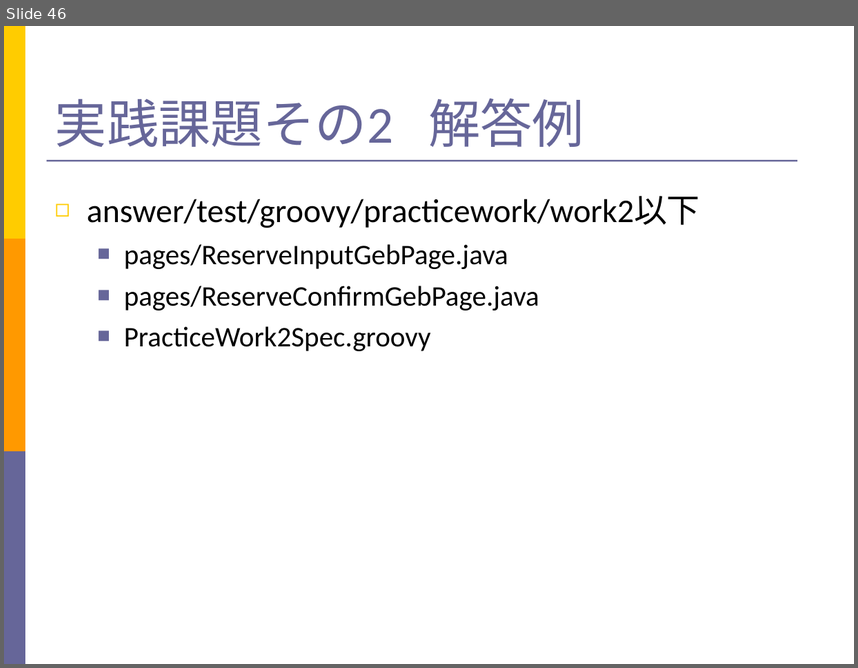
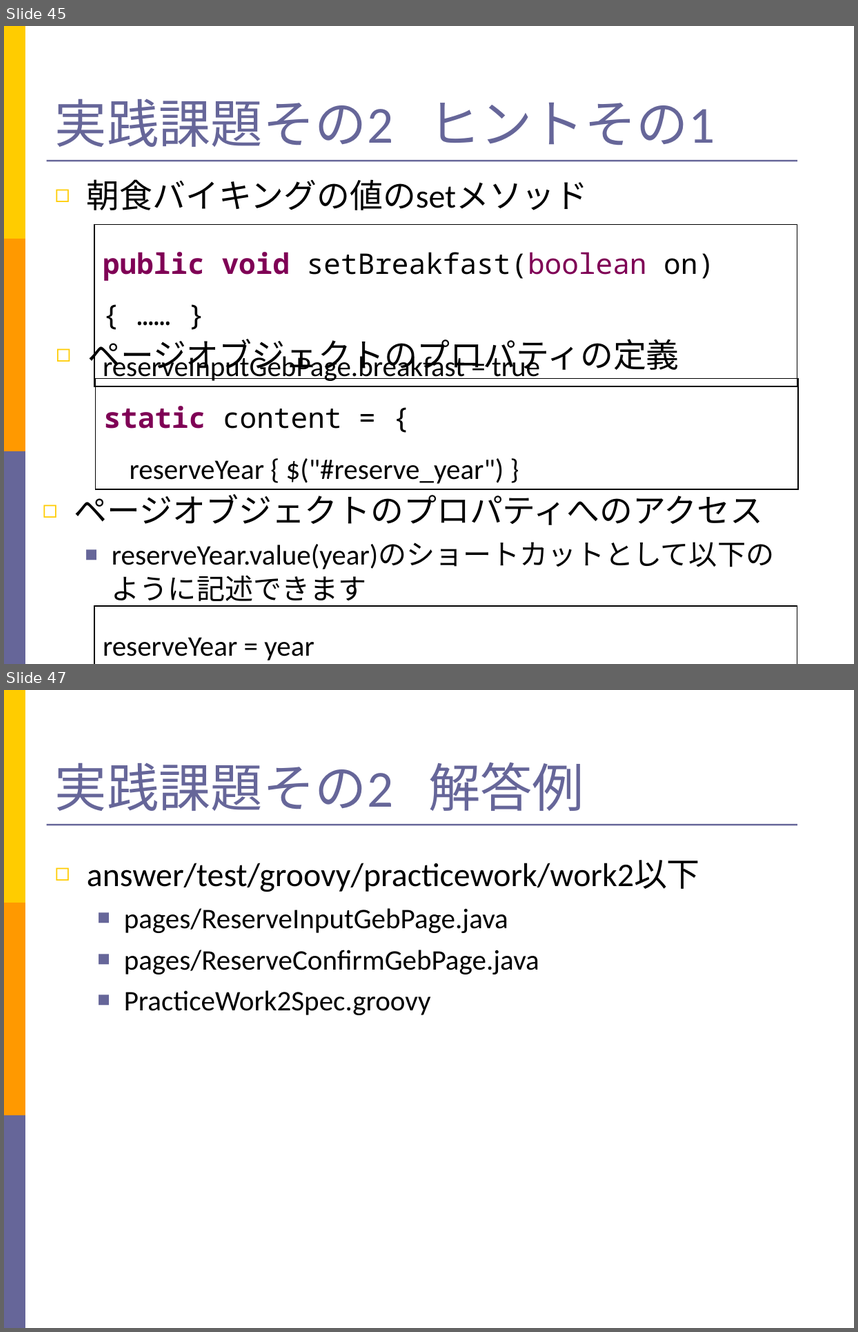
Before and after one commit to takuY-U2/STARHotel, a slide deck: docs/SlideGeb.ppt. Shown one above the other, each under a label of ours: slide 46 before the commit, slides 45 and 47 after it; the slides between them are not shown. The pictures are 858x668 and 858x1332 pixels, drawn with LibreOffice and Linux fonts; fonts in the diff are those of the drawing. Boxes give left, top, right and bottom in pixels: in the first picture for what was removed or moved away, otherwise in the second. Text is boxed around its words. In the diff, an @@ line names an element or a change of style, - is before the commit and + after.

```diff
--- a/docs/SlideGeb.ppt
+++ b/docs/SlideGeb.ppt
@@ slide 45 added at (4,26,854,664), background #FFFFFF; not listed: 4 template elements that a slide beside it also shows @@
@@ title added at (55,99,715,147), 44 pt, text #666699 @@
+実践課題その2 ヒントその1
@@ text added at (87,179,588,210), 28 pt, text #000000 @@
+◻ 朝食バイキングの値のsetメソッド
@@ rectangle added at (94,224,797,385), outline #000000 0.99 pt, 24 pt, text #000000 @@
+public void setBreakfast(boolean on) { …… }
+reserveInputGebPage.breakfast = true
@@ text added at (87,333,679,375), 28 pt, text #000000 @@
+◻ ページオブジェクトのプロパティの定義
@@ rectangle added at (95,378,798,488), outline #000000 0.99 pt, 24 pt, text #000000 @@
+static content = {
+reserveYear { $("#reserve_year") }
@@ text added at (74,488,774,606), 24 pt, text #000000 @@
+◻ ページオブジェクトのプロパティへのアクセス
+  ■ reserveYear.value(year)のショートカットとして以下のように記述できます
@@ rectangle added at (94,606,797,664), outline #000000 0.99 pt, 24 pt, text #000000 @@
+reserveYear = year
@@ what was slide 46 is now slide 47 @@
```
Also in this commit, not shown: 1 slide changed, 4 other files.
